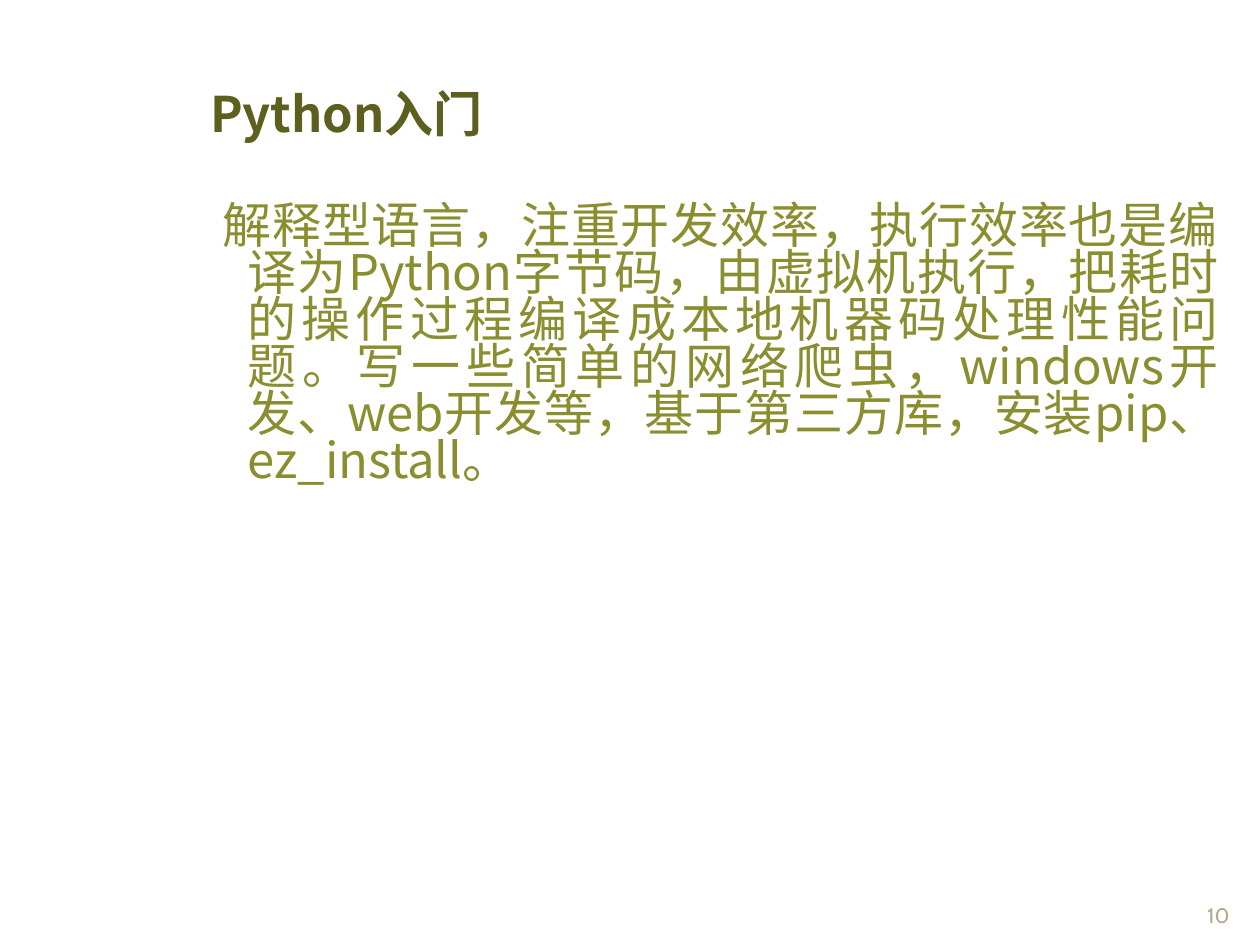
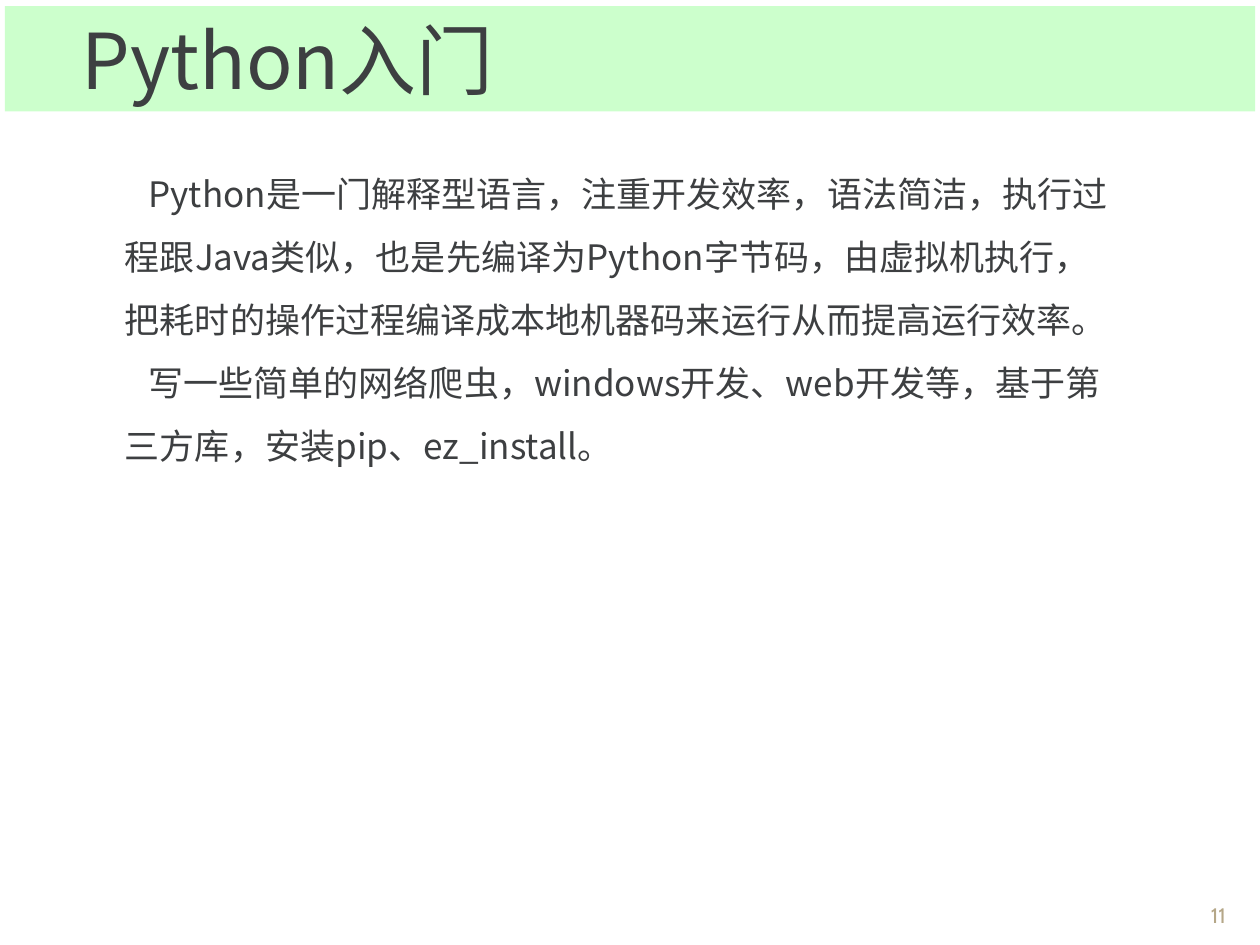
Before and after one commit to Spectrumleeee/Works, a slide deck: slide 11 of document/转正答辩_云平台部_黎光谱.ppt (slide 10 before the commit). Drawn at 1260x945 pixels with LibreOffice and Linux fonts; fonts in the diff are those of the drawing; background and template pictures are left out. Boxes give left, top, right and bottom in pixels: in the first picture for what was removed or moved away, otherwise in the second. Text is boxed around its words. In the diff, an @@ line names an element or a change of style, - is before the commit and + after.

```diff
--- a/document/转正答辩_云平台部_黎光谱.ppt
+++ b/document/转正答辩_云平台部_黎光谱.ppt
@@ rectangle "Python入门": place and size @@
-rectangle "Python入门" at <box>210,90,483,143</box>
+rectangle "Python入门" at <box>5,6,1255,112</box>
@@ rectangle "Python入门" at <box>5,6,1255,112</box>: size 28 to 44 pt, text colour #5D5F1F to #3D3F41, bold off; line spacing 0.9 to 1; vertical alignment middle to top; fill none to #CCFFCC @@
@@ text at <box>125,177,1107,467</box>: text changed; size 28 to 20 pt; text colour #8B8E2E to #3D3F41 @@
-解释型语言，注重开发效率，执行效率也是编译为Python字节码，由虚拟机执行，把耗时的操作过程编译成本地机器码处理性能问题。写一些简单的网络爬虫，windows开发、web开发等，基于第三方库，安装pip、ez_install。
+Python是一门解释型语言，注重开发效率，语法简洁，执行过程跟Java类似，也是先编译为Python字节码，由虚拟机执行，把耗时的操作过程编译成本地机器码来运行从而提高运行效率。
+写一些简单的网络爬虫，windows开发、web开发等，基于第三方库，安装pip、ez_install。
@@ page number at <box>1211,908,1226,923</box>: text changed @@
-10
+11
```
Also in this commit, not shown: 9 other slides changed, 2 slides added, 1 slide removed, 2 other files.
